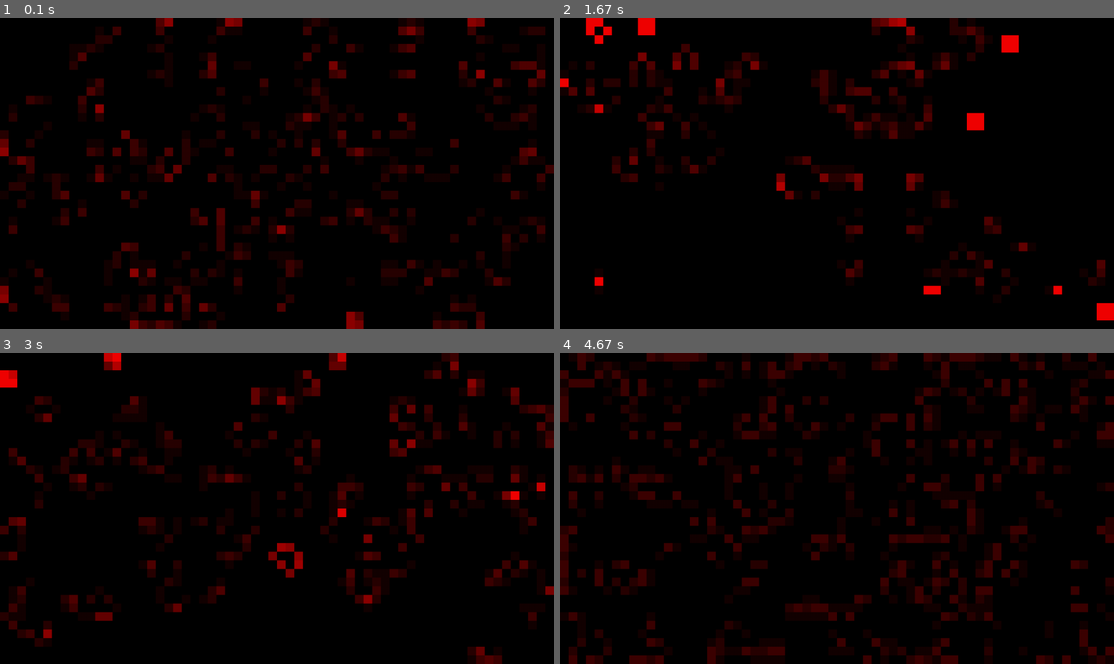
Above: before the commit, frames 1-4 (two rows, left to right).
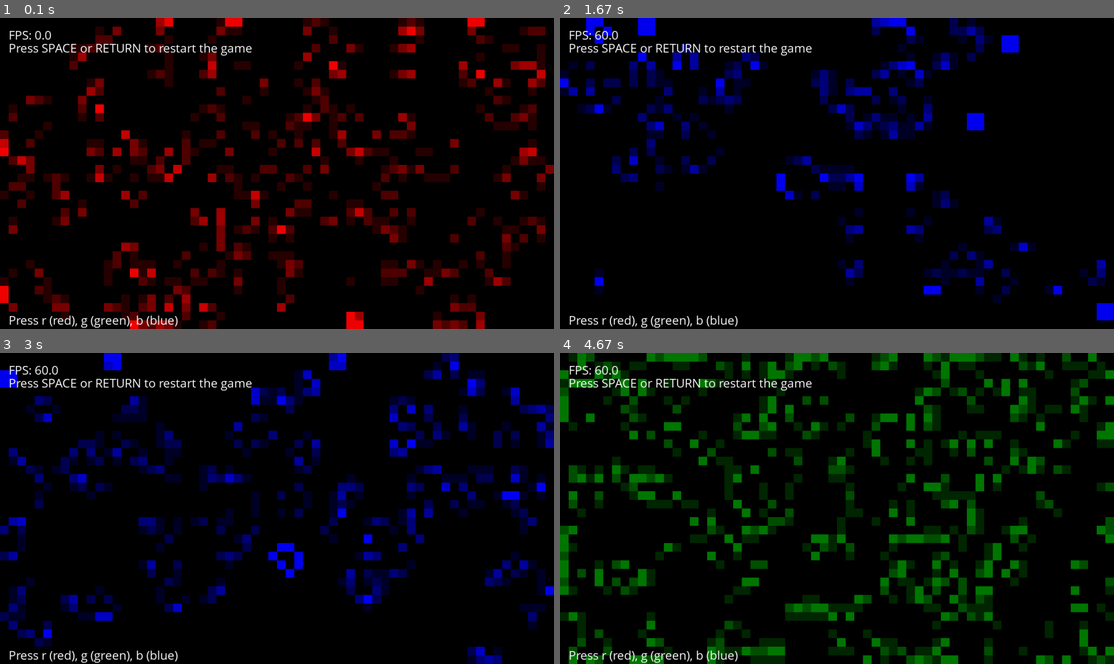
Above: after the commit, the same moments.

Repository: DavideTonin99/pygameoflife
Game: pygame game, started from main.py
The game is run twice, just before and just after one commit, with the same random seed, the same clock (stepped at 60 frames per second) and the same inputs.
Inputs:
- Up to frame 1 (0.1 s): no input
- Up to frame 2 (1.67 s): tap Enter at 0.33 s; tap G at 0.67 s; tap B at 1 s
- Up to frame 3 (3 s): hold Enter 1.83-2.3 s; tap Space at 2.33, 2.73 s
- Up to frame 4 (4.67 s): tap Space at 3.03, 3.23, 3.57, 3.87, 4.07, 4.37, 4.63 s; tap G at 3.32 s

The runs differ from the first frame. In frame 1, 13% of the frame differs, in the area x 0-100%, y 0-100%; in frame 2, 13%; in frame 3, 18%; in frame 4, 28%.

Commit message:
Added choose of color and fps on the screen

Diff:
--- a/main.py
+++ b/main.py
@@ -10,6 +10,7 @@
 
 game_ended = False; FPS = 60; CELL_SIZE = 20
 game_board = None
+color = "red"
 
 
 def init_board():
@@ -18,7 +19,7 @@
     game_board = np.random.randint(2, size=(HEIGHT//CELL_SIZE, WIDTH//CELL_SIZE))
 
 
-def parse_game_board():
+def game_board_transition():
     """Parse the game board, count neighbours and do the transition to the next step"""
     global game_board, game_ended
     previous_game_board = np.copy(game_board)
@@ -55,9 +56,9 @@
                     if previous_game_board[row][column-1] > 0: alive_neighbours = np.sum([alive_neighbours, 1])
                 except IndexError: pass
 
-            if previous_game_board[row][column] > 0:
+            if game_board[row][column] > 0:
                 if alive_neighbours == 2 or alive_neighbours == 3:
-                    if game_board[row][column] < 12:
+                    if game_board[row][column] < 6:
                         game_board[row][column] = np.sum([game_board[row][column], 1])
                 else:
                     game_board[row][column] = 0
@@ -67,22 +68,24 @@
 
 def draw_game_board(game_window):
     """Draw the game board"""
-    global game_board
+    global game_board, color
     for row in np.arange(0, game_board.shape[0]):
         for column in np.arange(0, game_board[row].shape[0]):
-            # green = 0 if game_board[row][column] > 0 else 0
-            # blue = 0 if game_board[row][column] > 0 else 0
-            green = 0
-            blue = 0
-            red = game_board[row][column]*20
-            pygame.draw.rect(game_window, (red, green, blue), [column*CELL_SIZE, row*CELL_SIZE, CELL_SIZE, CELL_SIZE])
+            if game_board[row][column] > 0:
+                if color == "red": alive_color = (game_board[row][column]*40, 0, 0)
+                elif color == "green": alive_color = (0, game_board[row][column]*40, 0)
+                else: alive_color = (0, 0, game_board[row][column]*40)
+                pygame.draw.rect(game_window, alive_color, [column*CELL_SIZE, row*CELL_SIZE, CELL_SIZE, CELL_SIZE])
 
 
 if __name__ == '__main__':
     pygame.init()
+
     GAME_RESOLUTION = WIDTH, HEIGHT = pygame.display.Info().current_w, pygame.display.Info().current_h
     game_window = pygame.display.set_mode(GAME_RESOLUTION, FULLSCREEN|HWACCEL|HWSURFACE)
     clock = pygame.time.Clock()
+
+    pygame.font.init()
 
     init_board()
 
@@ -96,11 +99,24 @@
                     game_ended = True
                 if event.key == K_RETURN or event.key == K_SPACE:
                     init_board()
-
+                if event.key == K_r:
+                    color = "red"
+                if event.key == K_g:
+                    color = "green"
+                if event.key == K_b:
+                    color = "blue"
         pygame.Surface.fill(game_window, (0, 0, 0))
 
-        parse_game_board()
+        game_board_transition()
         draw_game_board(game_window)
+
+        game_window.blit(
+            pygame.font.SysFont("Open Sans", 30).render("FPS: "+str(round(clock.get_fps(), 2)), 1, (255, 255, 255)), (20, 20))
+        game_window.blit(
+            pygame.font.SysFont("Open Sans", 30).render("Press SPACE or RETURN to restart the game", 1, (255, 255, 255)), (20, 50))
+        game_window.blit(
+            pygame.font.SysFont("Open Sans", 30).render(
+                "Press r (red), g (green), b (blue)", 1, (255, 255, 255)), (20, HEIGHT-40))
 
         pygame.display.update()
         clock.tick(FPS)
